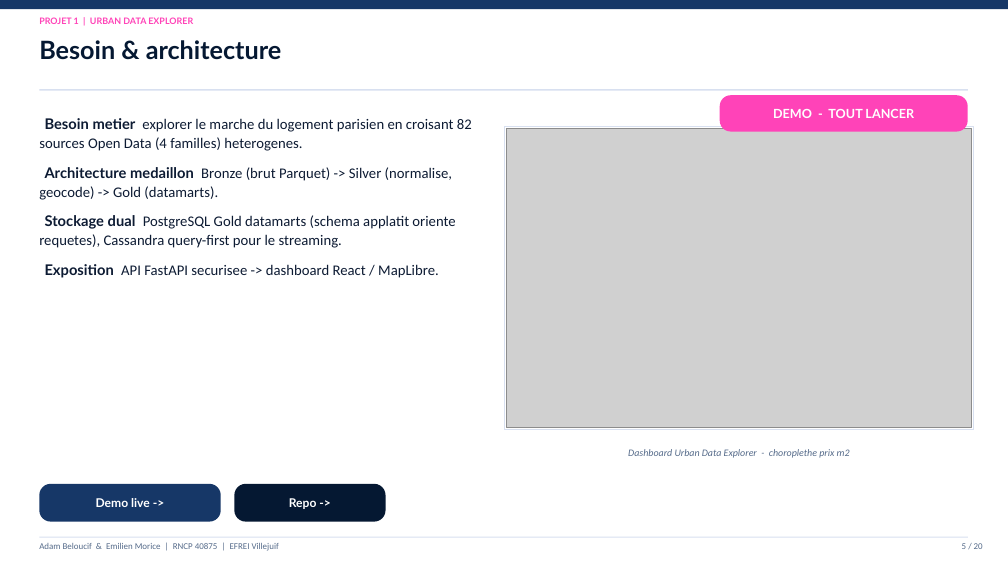
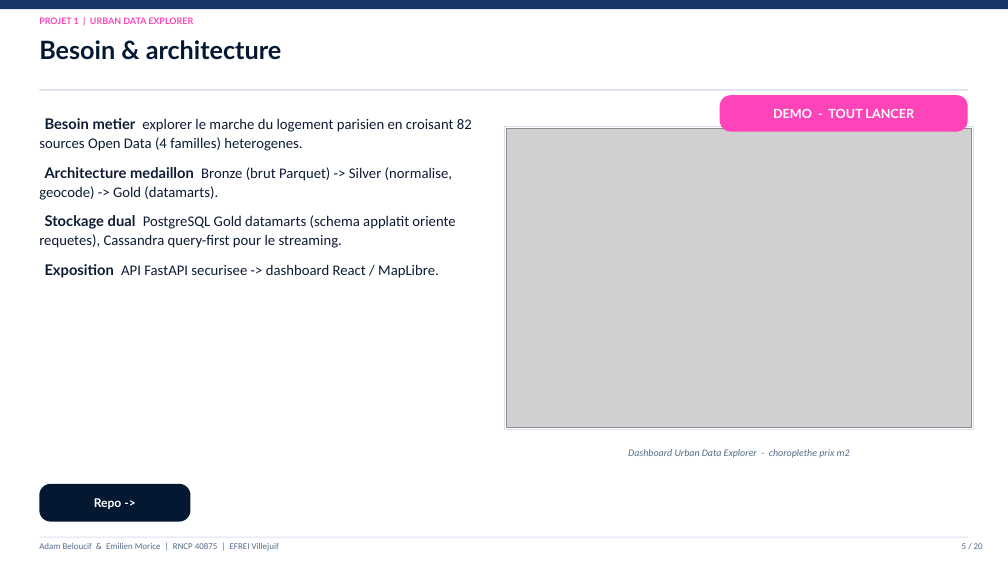
Before and after one commit to Adam-Blf/Soutenance-M1, a slide deck: slide 5 of Soutenance_Bloc1-2_Adam_Emilien.pptx. Drawn at 1008x567 pixels with LibreOffice and Linux fonts; fonts in the diff are those of the drawing; grey boxes stand for pictures. Boxes give left, top, right and bottom in pixels: in the first picture for what was removed or moved away, otherwise in the second. Text is boxed around its words. In the diff, an @@ line names an element or a change of style, - is before the commit and + after.

Commit message:
fix: remove redundant Demo live buttons, max 2 per slide

```diff
--- a/Soutenance_Bloc1-2_Adam_Emilien.pptx
+++ b/Soutenance_Bloc1-2_Adam_Emilien.pptx
@@ rounded rectangle "Repo ->": place and size @@
-rounded rectangle "Repo ->" at bbox=[234, 484, 386, 522]
+rounded rectangle "Repo ->" at bbox=[39, 484, 191, 522]
@@ rounded rectangle removed at bbox=[39, 484, 221, 522] @@
-Demo live ->
```
Also in this commit, not shown: 1 other slide changed, 1 other file.
